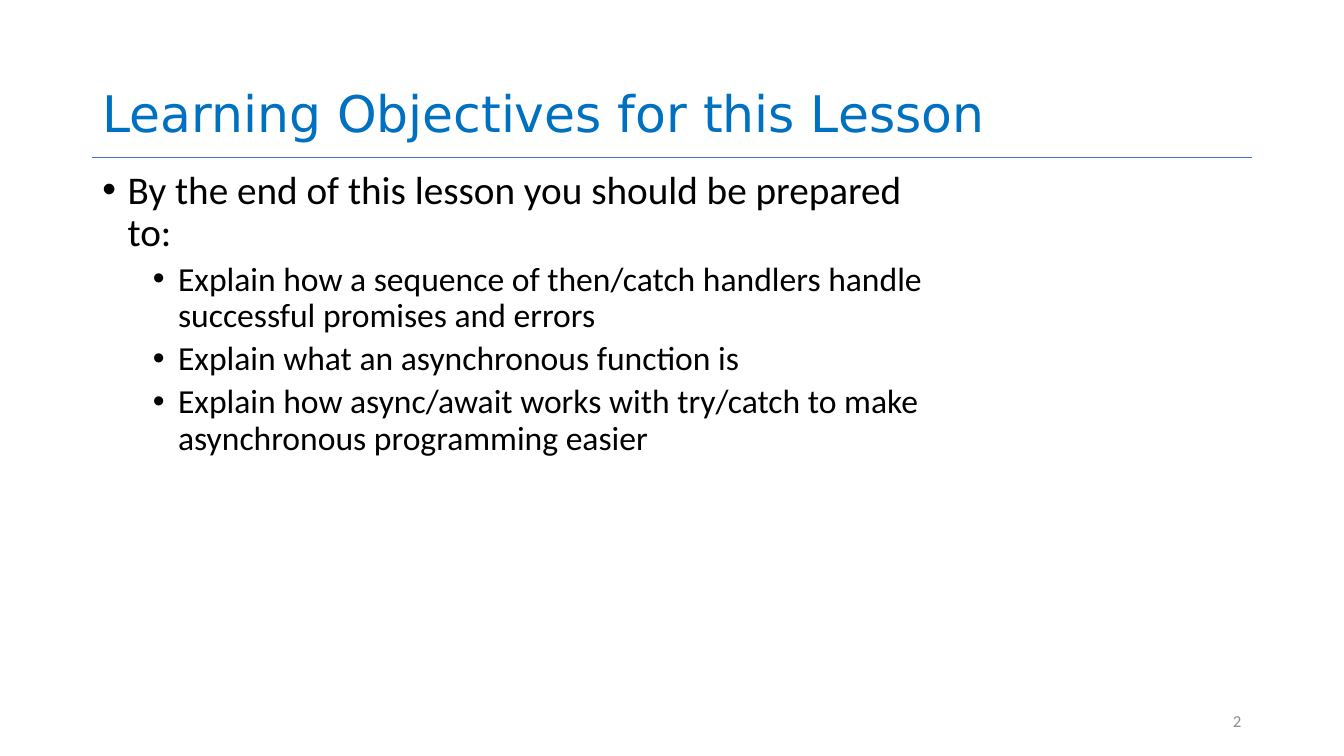
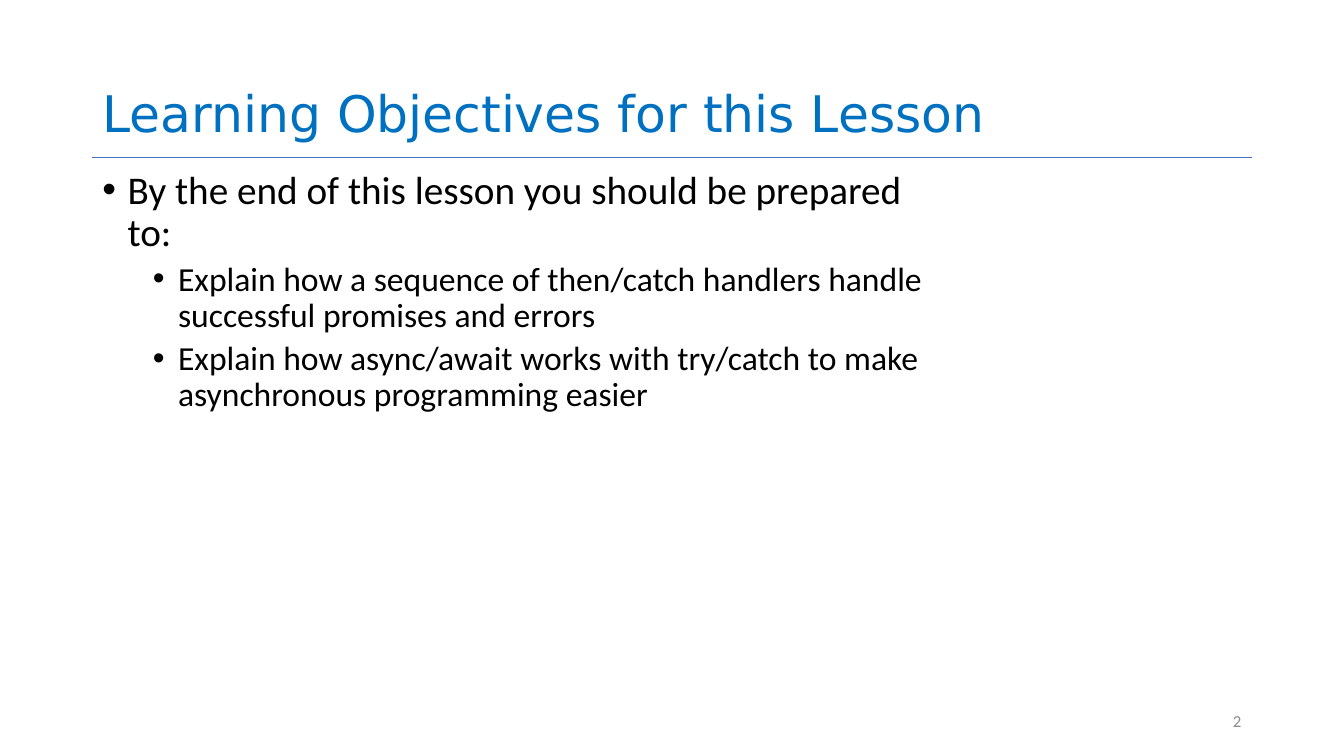
Before and after one commit to neu-se/CS4530-CS5500-Spring-2021, a slide deck: slide 2 of Slides/Lesson 4.2 Promises that Fail and Async.pptx. Drawn at 1344x756 pixels with LibreOffice and Linux fonts; fonts in the diff are those of the drawing. Boxes give left, top, right and bottom in pixels: in the first picture for what was removed or moved away, otherwise in the second. Text is boxed around its words. In the diff, an @@ line names an element or a change of style, - is before the commit and + after.

```diff
--- a/Slides/Lesson 4.2 Promises that Fail and Async.pptx
+++ b/Slides/Lesson 4.2 Promises that Fail and Async.pptx
@@ text at <box>178,346,739,376</box>: paragraph removed @@
-  • Explain what an asynchronous function is
```
Also in this commit, not shown: 5 other slides changed, 10 slides added, 19 slides removed, 1 other file.
